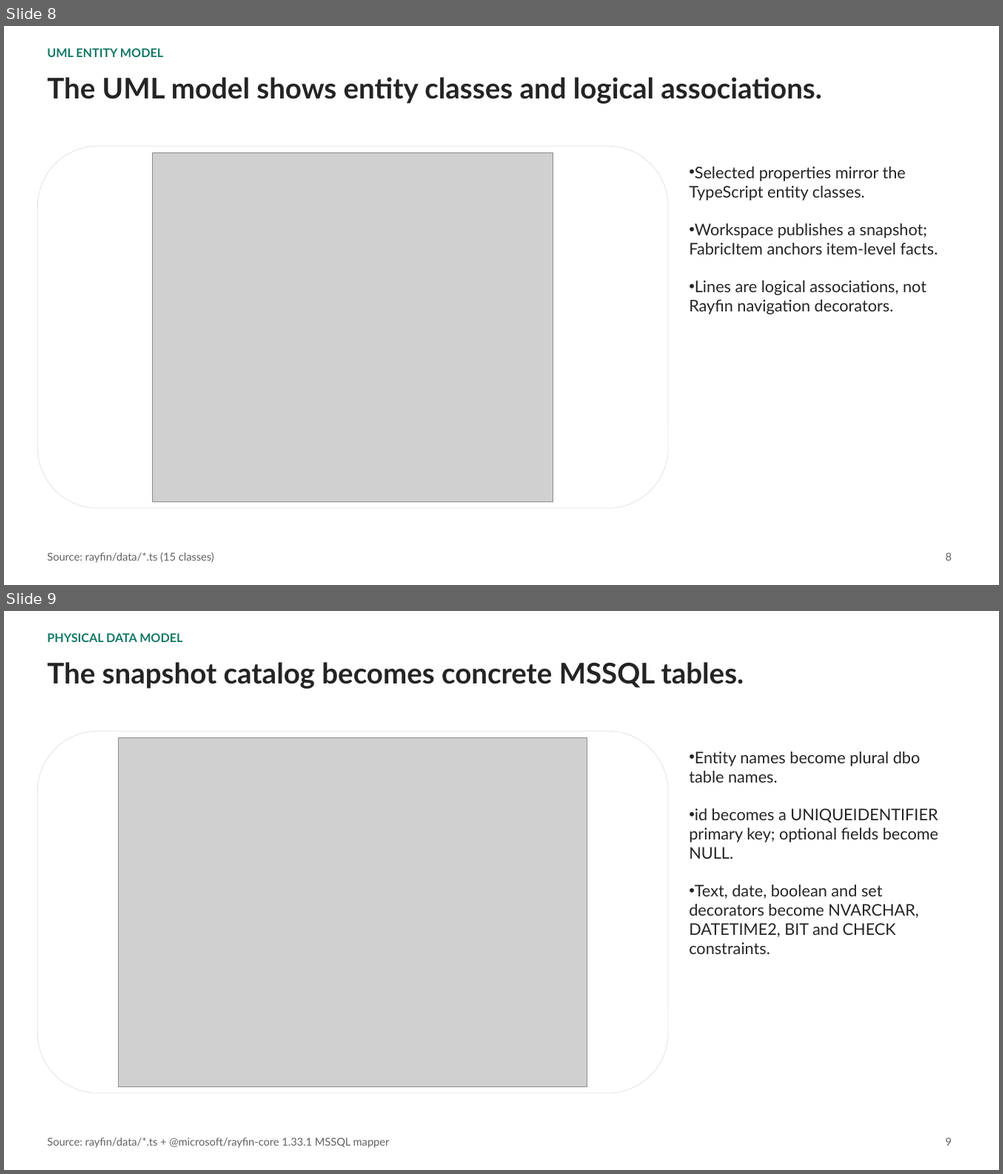
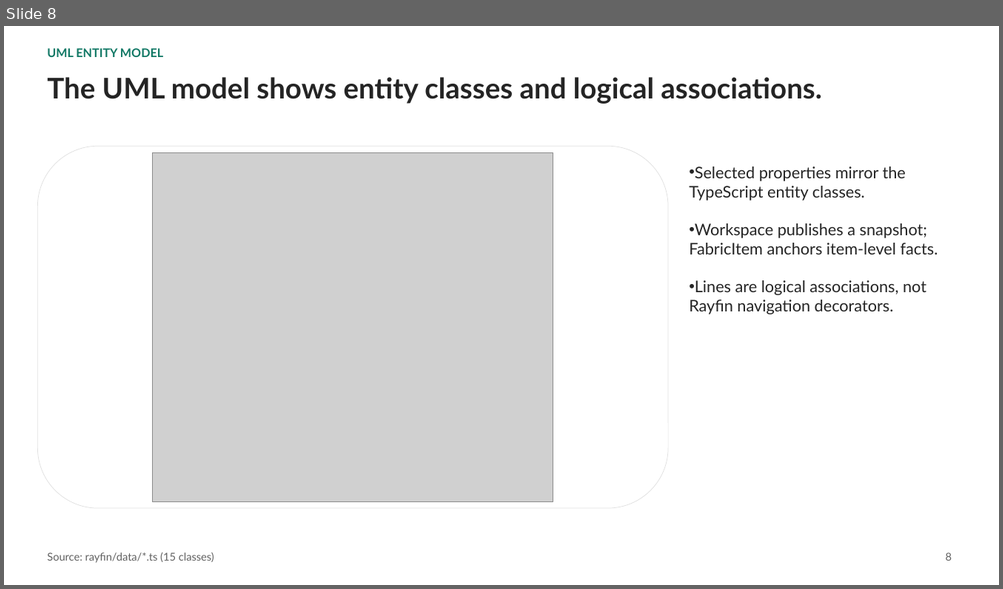
Before and after one commit to fredgis/FabricAtlas, a slide deck: prez/Fabric-Atlas-Dev-Architecture.pptx. Shown one above the other, each under a label of ours: slides 8 and 9 before the commit, slide 8 after it. The pictures are 1003x1174 and 1003x589 pixels, drawn with LibreOffice and Linux fonts; fonts in the diff are those of the drawing; grey boxes stand for pictures. Boxes give left, top, right and bottom in pixels: in the first picture for what was removed or moved away, otherwise in the second. Text is boxed around its words. In the diff, an @@ line names an element or a change of style, - is before the commit and + after.

```diff
--- a/prez/Fabric-Atlas-Dev-Architecture.pptx
+++ b/prez/Fabric-Atlas-Dev-Architecture.pptx
@@ slide 9 removed at (4, 611, 999, 1170), background #FFFFFF @@
@@ text removed at (47, 633, 182, 642) @@
-PHYSICAL DATA MODEL
@@ text removed at (47, 662, 744, 689) @@
-The snapshot catalog becomes concrete MSSQL tables.
@@ rounded rectangle removed at (37, 731, 668, 1093) @@
@@ picture removed at (119, 738, 587, 1087) @@
@@ text removed at (688, 752, 938, 954) @@
-• Entity names become plural dbo table names.
-• id becomes a UNIQUEIDENTIFIER primary key; optional fields become NULL.
-• Text, date, boolean and set decorators become NVARCHAR, DATETIME2, BIT and CHECK constraints.
@@ text removed at (47, 1138, 390, 1148) @@
-Source: rayfin/data/*.ts + @microsoft/rayfin-core 1.33.1 MSSQL mapper
@@ text removed at (945, 1138, 952, 1146) @@
-9
```
Also in this commit, not shown: 4 slides changed, 1 slide added, 1 other slide removed, 4 other files.
